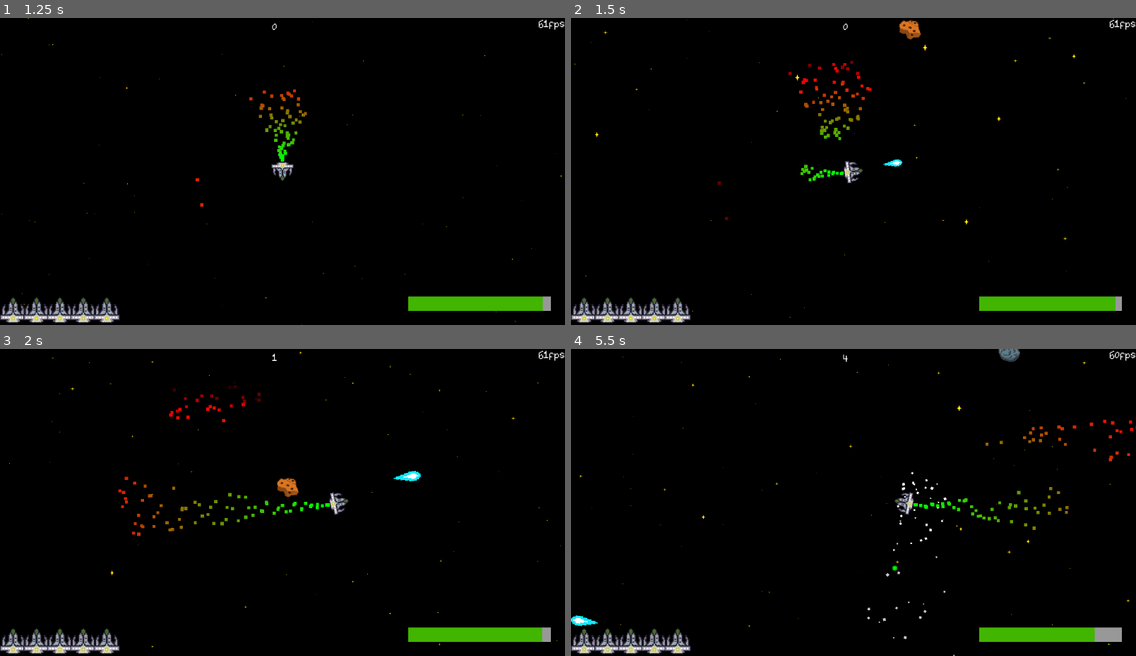
Above: before the commit, frames 1-4 (two rows, left to right).
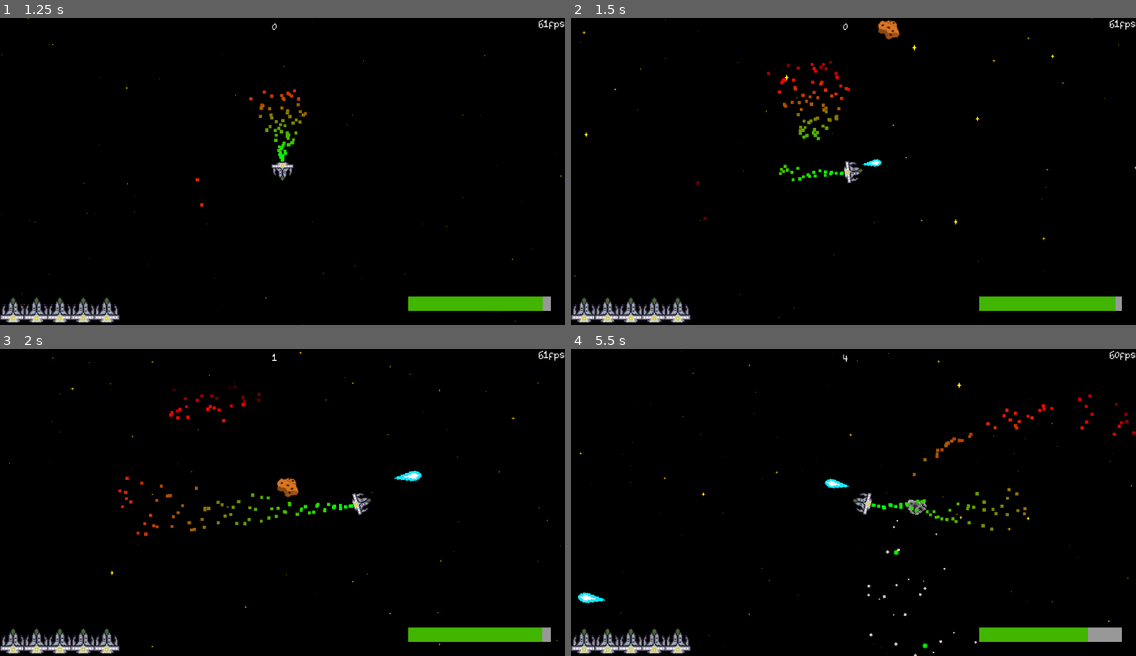
Above: after the commit, the same moments.

Repository: yongLivelo/Asteroid-Belt
Game: Godot game, scene res://Scenes/start_screen.tscn
Same seed, same stepped clock (60 frames per second), same inputs: the game is played once before the commit and once after it.
Inputs (mouse positions are in pixels of both pictures, inside the frame that each line leads up to):
- Up to frame 1 (1.25 s): click "START" at 0.5 s
- Up to frame 2 (1.5 s): move the mouse to (977, 156) at 1.27 s; press the mouse at (977, 156) at 1.28 s; hold D (right) from 1.28 s (still down)
- Up to frame 3 (2 s): keep holding D (right)
- Up to frame 4 (5.5 s): move the mouse to (740, 517) at 2.02 s; release D (right) at 2.03 s; release the mouse at (740, 517) at 2.03 s; hold S (down) 2.03-2.78 s; tap C (beam) at 2.1, 4.35 s; click (740, 517) at 2.3 s; move the mouse to (910, 434) at 2.77 s; press the mouse at (910, 434) at 2.78 s; hold D (right) 2.78-3.53 s; move the mouse to (825, 563) at 3.52 s; release the mouse at (825, 563) at 3.53 s; hold W (up) 3.53-4.28 s; click (825, 563) at 3.6 s; move the mouse to (1023, 548) at 4.27 s; press the mouse at (1023, 548) at 4.28 s; hold A (left) from 4.28 s (still down); move the mouse to (684, 456) at 5.02 s; release the mouse at (684, 456) at 5.03 s; click (684, 456) at 5.1 s

Frame 1 is identical in both runs. In frame 2, 1.7% of the frame differs, in the area x 0-100%, y 0-98%; in frame 3, 1.1%; in frame 4, 2.3%, in the area x 0-100%, y 0-100%.

Commit message:
Improve some pacing

Diff:
--- a/Scripts/laser_bullets.gd
+++ b/Scripts/laser_bullets.gd
@@ -8,7 +8,7 @@
 		if Input.is_action_just_pressed("bullet") and !is_laser_bullet_cooldown:
 				shoot_laser_bullet()
 				is_laser_bullet_cooldown = true
-				await get_tree().create_timer(0.4).timeout
+				await get_tree().create_timer(0.2).timeout
 				is_laser_bullet_cooldown = false
 
 
--- a/Scripts/player.gd
+++ b/Scripts/player.gd
@@ -1,7 +1,7 @@
 extends CharacterBody2D
 
 @export var speed: int = 800
-@export var acceleration: int = 50
+@export var acceleration: int = 200
 @export var friction_value: int = 10
 const MAX_HEALTH: int = 5
 var health = MAX_HEALTH
